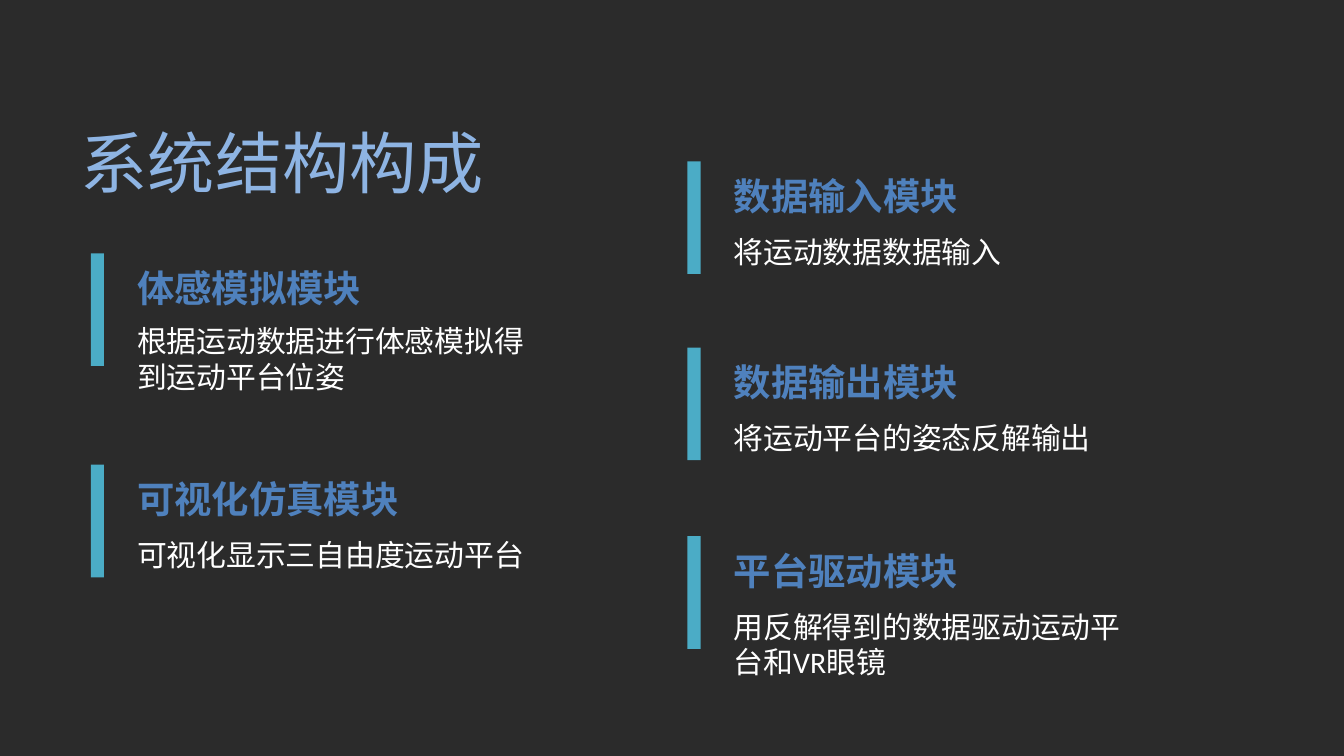
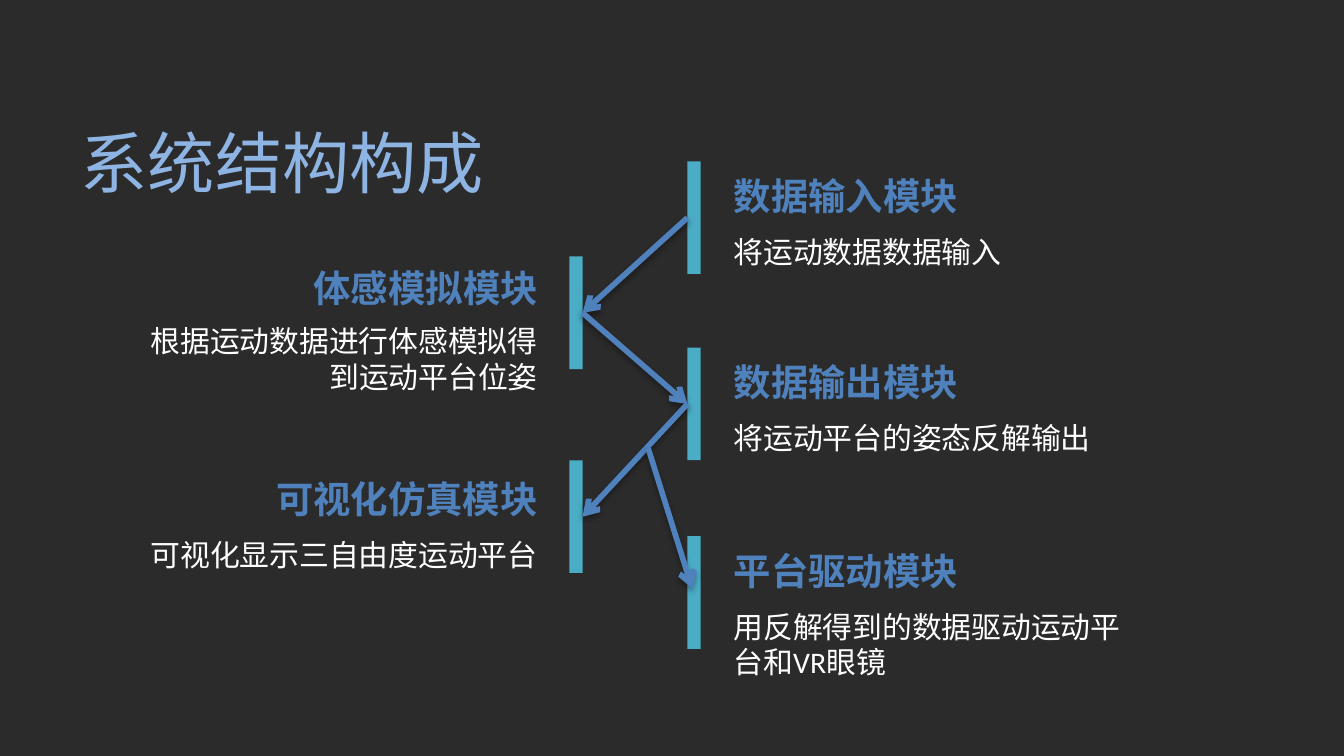
Before and after one commit to xychen5/3dvr, a slide deck: slide 4 of 陈新宇_U201614921_答辩.pptx. Drawn at 1344x756 pixels with LibreOffice and Linux fonts; fonts in the diff are those of the drawing; background and template pictures are left out; a plain dark background stands for a picture behind light text. Boxes give left, top, right and bottom in pixels: in the first picture for what was removed or moved away, otherwise in the second. Text is boxed around its words. In the diff, an @@ line names an element or a change of style, - is before the commit and + after.

```diff
--- a/陈新宇_U201614921_答辩.pptx
+++ b/陈新宇_U201614921_答辩.pptx
@@ arrow added from (687, 218) to (582, 313), #4F81BD 3 pt @@
@@ rectangle moved from (x1=91, y1=254, x2=105, y2=367) to (x1=570, y1=257, x2=583, y2=370) @@
@@ arrow added from (582, 313) to (687, 405), #4F81BD 3 pt @@
@@ arrow added from (687, 405) to (582, 517), #4F81BD 3 pt @@
@@ alignment left to right in 4 elements at (x1=151, y1=327, x2=538, y2=391), (x1=313, y1=270, x2=537, y2=306), (x1=151, y1=541, x2=538, y2=569), (x1=276, y1=481, x2=538, y2=517) @@
@@ arrow added from (648, 449) to (692, 589), #4F81BD 3 pt @@
@@ rectangle moved from (x1=91, y1=465, x2=105, y2=578) to (x1=570, y1=461, x2=583, y2=574) @@
```
Also in this commit, not shown: 6 other slides changed, 1 slide added.
